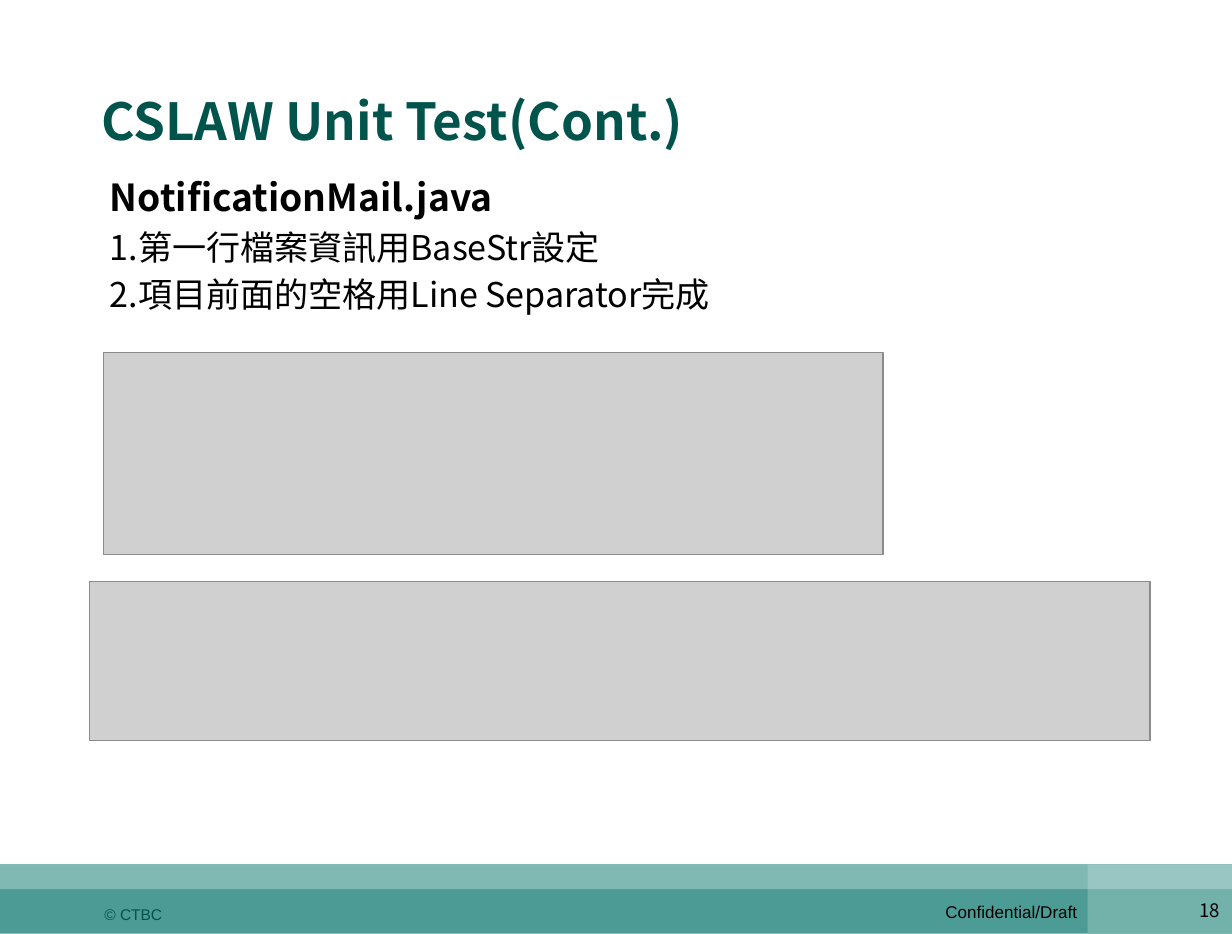
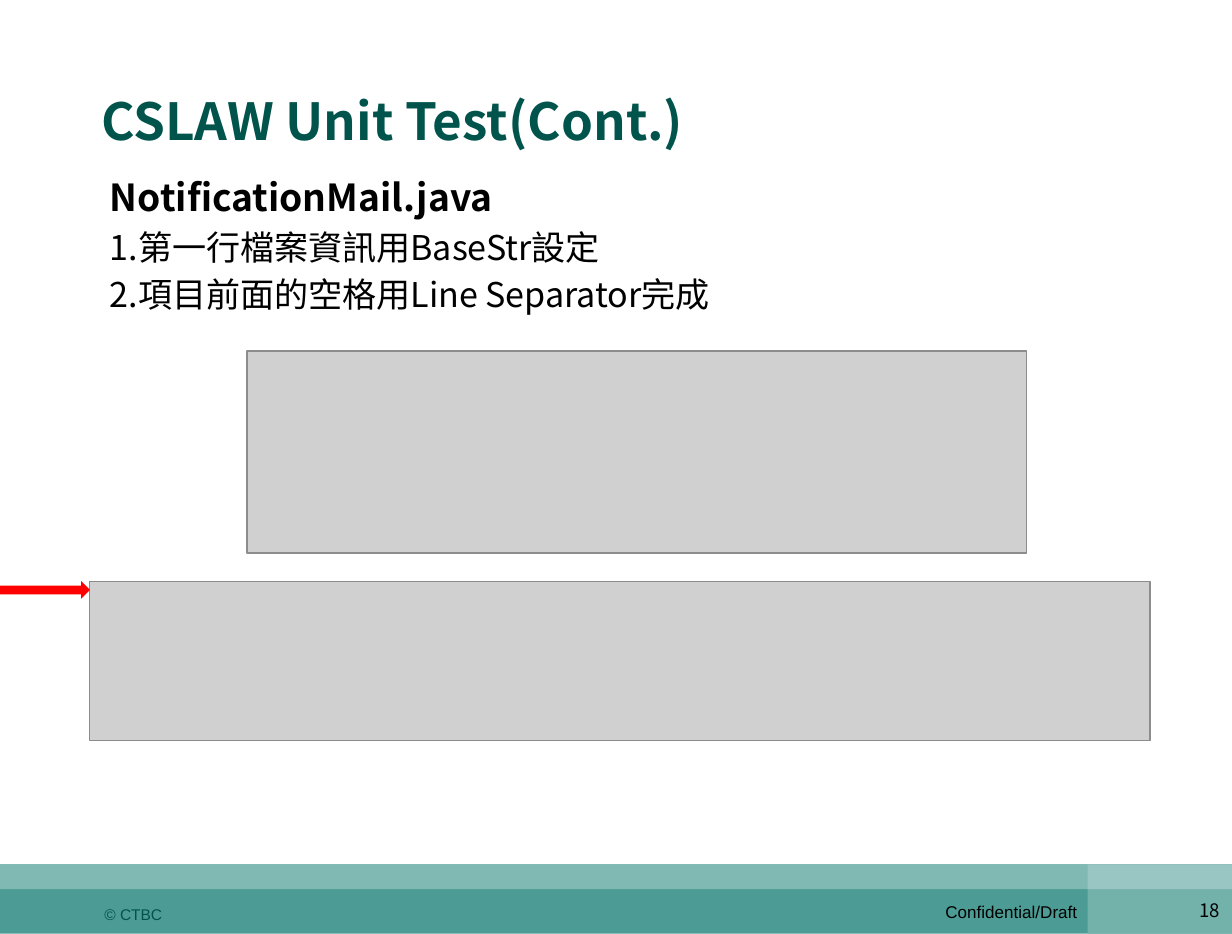
Before and after one commit to shaven105/duh, a slide deck: slide 18 of QQ2.pptx. Drawn at 1232x934 pixels with LibreOffice and Linux fonts; fonts in the diff are those of the drawing; grey boxes stand for pictures. Boxes give left, top, right and bottom in pixels: in the first picture for what was removed or moved away, otherwise in the second. Text is boxed around its words. In the diff, an @@ line names an element or a change of style, - is before the commit and + after.

```diff
--- a/QQ2.pptx
+++ b/QQ2.pptx
@@ picture: place and size @@
-picture at [103, 353, 883, 555]
+picture at [247, 352, 1027, 554]
@@ right arrow added at [0, 581, 90, 599], fill #FF0000 @@
```
Also in this commit, not shown: 5 other slides changed, 4 slides added, 15 slides removed, 3 other files.
